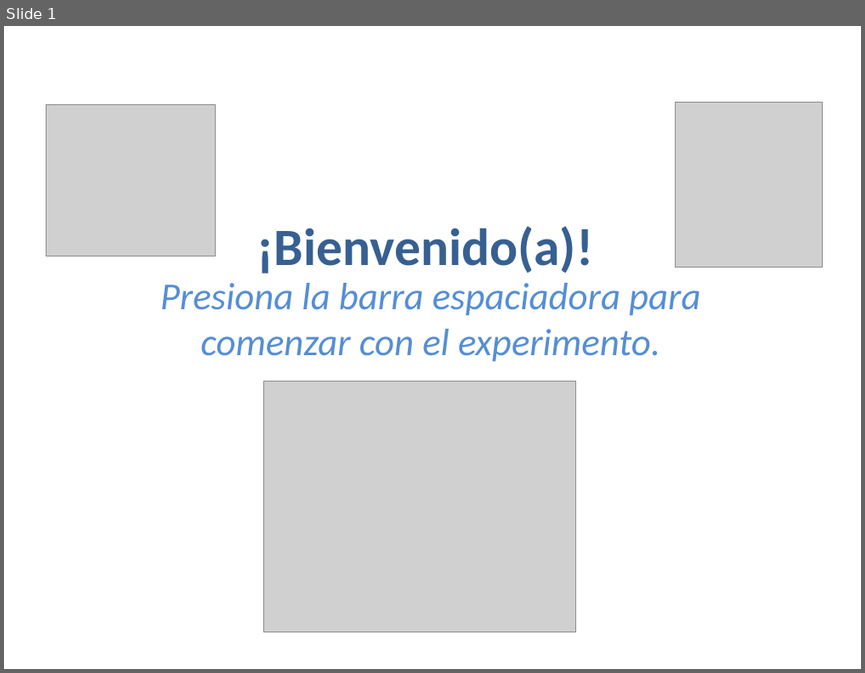
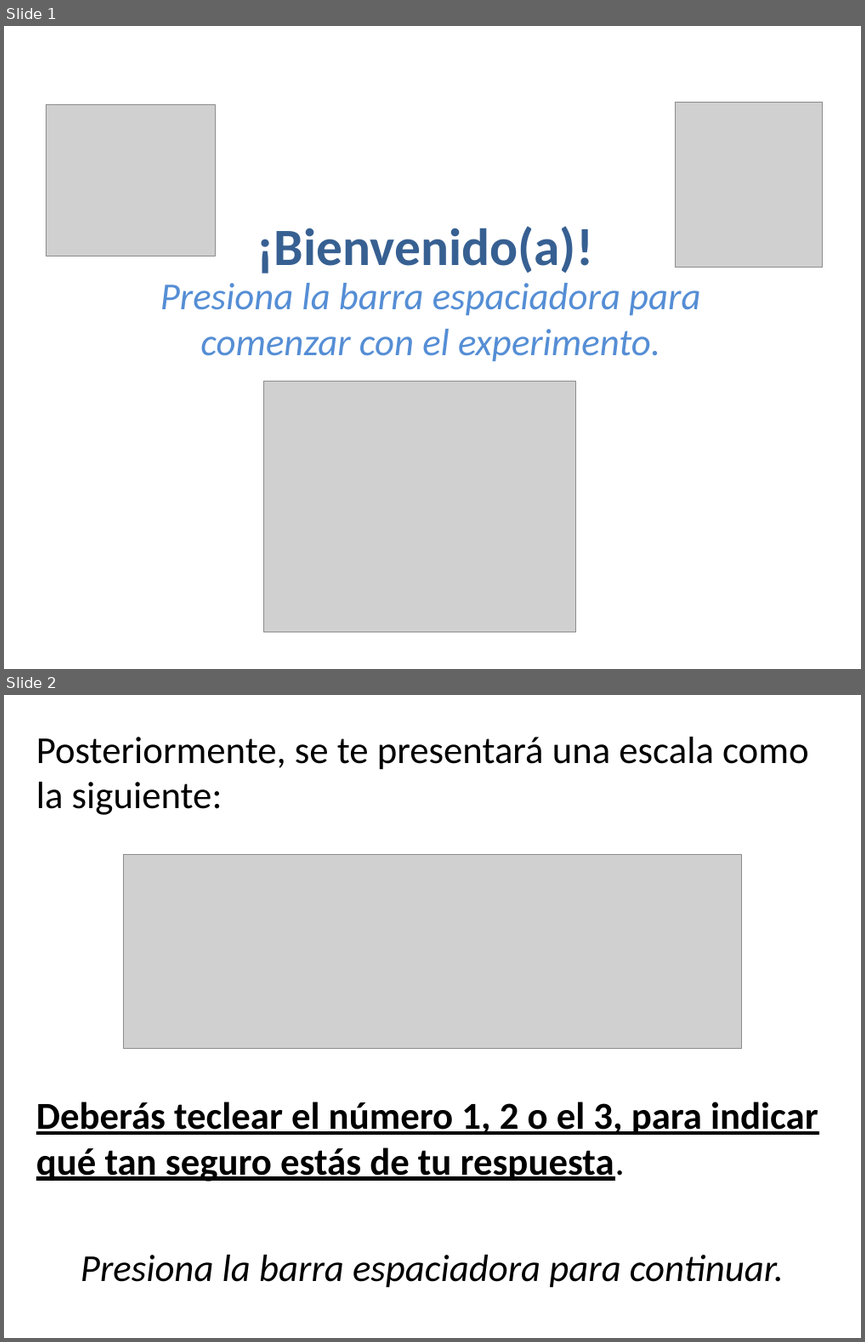
Before and after one commit to Adrifelcha/Adrifelcha, a slide deck: Proyectos/MirrorEffect_Experimento2/Experimento_Base/Construcción Estímulos.pptx. Shown one above the other, each under a label of ours: slide 1 before the commit, slides 1 and 2 after it. The pictures are 865x673 and 865x1342 pixels, drawn with LibreOffice and Linux fonts; fonts in the diff are those of the drawing; grey boxes stand for pictures. Boxes give left, top, right and bottom in pixels: in the first picture for what was removed or moved away, otherwise in the second. Text is boxed around its words. In the diff, an @@ line names an element or a change of style, - is before the commit and + after.

```diff
--- a/Proyectos/MirrorEffect_Experimento2/Experimento_Base/Construcción Estímulos.pptx
+++ b/Proyectos/MirrorEffect_Experimento2/Experimento_Base/Construcción Estímulos.pptx
@@ slide 2 added at (4,695,861,1338), background #FFFFFF @@
@@ text added at (36,737,818,1287), 32 pt, text #000000 @@
+Posteriormente, se te presentará una escala como la siguiente:
+Deberás teclear el número 1, 2 o el 3, para indicar qué tan seguro estás de tu respuesta.
+Presiona la barra espaciadora para continuar.
@@ picture added at (124,854,742,1049) @@
```
Also in this commit, not shown: 24 other files.
